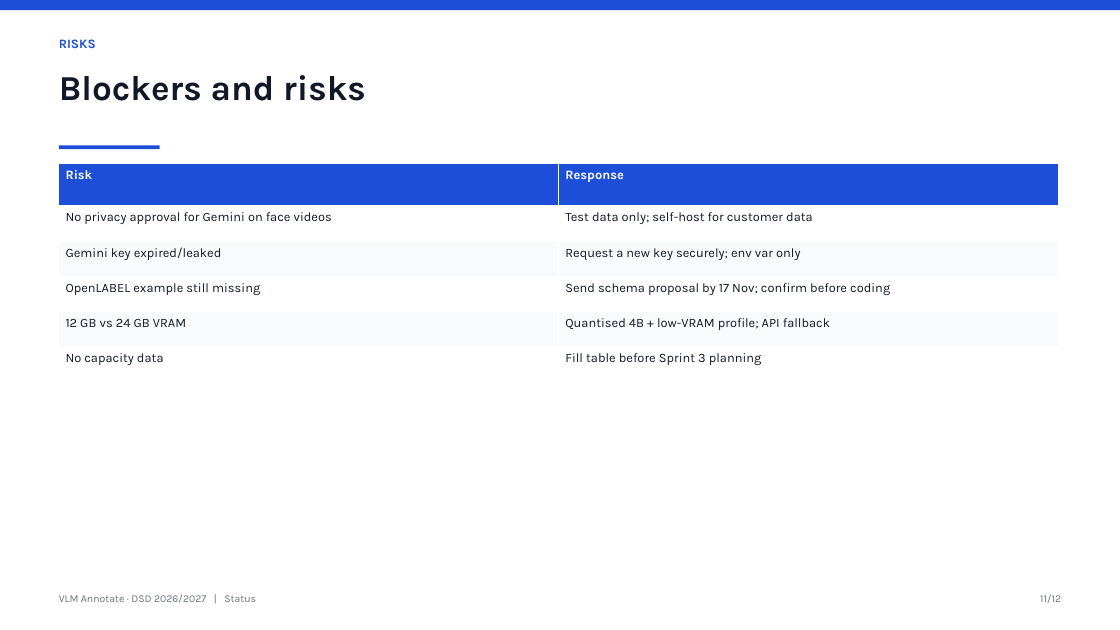
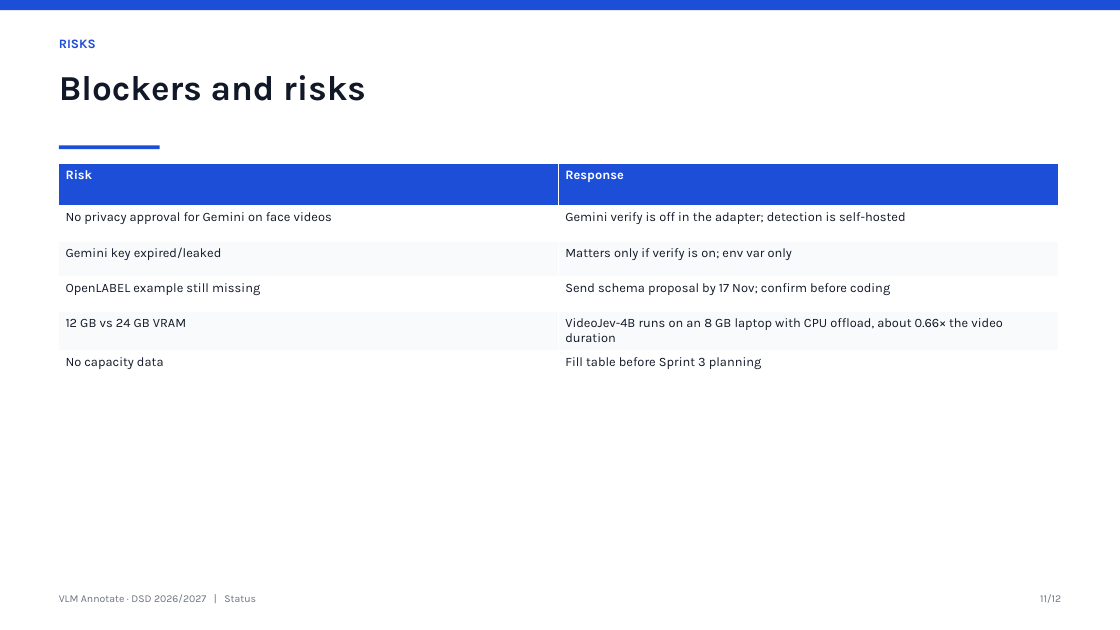
Before and after one commit to aslsumen/DSD---VLM-Annotate, a slide deck: slide 11 of presentations/03-status.pptx. Drawn at 1120x630 pixels with LibreOffice and Linux fonts; fonts in the diff are those of the drawing. Boxes give left, top, right and bottom in pixels: in the first picture for what was removed or moved away, otherwise in the second. Text is boxed around its words. In the diff, an @@ line names an element or a change of style, - is before the commit and + after.

Commit message:
docs: add min_event_score 0.5 Charades validation results, fix processing-time ratio, regenerate status deck
The earlier '1.3x video duration' was inverted: 22.6 s per ~30 s video is about 0.75x the duration.
Scan + refine (what the product adapter runs) is 0.66x at the new default.

```diff
--- a/presentations/03-status.pptx
+++ b/presentations/03-status.pptx
@@ table at [59, 164, 1059, 382] @@
-row 2, column 2: Test data only; self-host for customer data
+row 2, column 2: Gemini verify is off in the adapter; detection is self-hosted
-row 3, column 2: Request a new key securely; env var only
+row 3, column 2: Matters only if verify is on; env var only
-row 5, column 2: Quantised 4B + low-VRAM profile; API fallback
+row 5, column 2: VideoJev-4B runs on an 8 GB laptop with CPU offload, about 0.66× the video duration
```
Also in this commit, not shown: 7 other slides changed, 12 other files.
